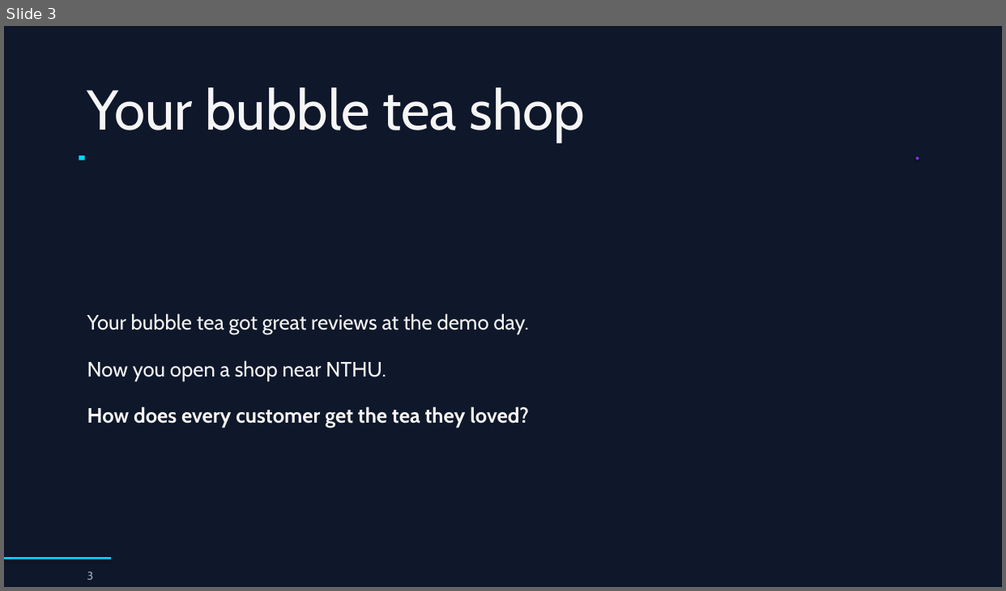
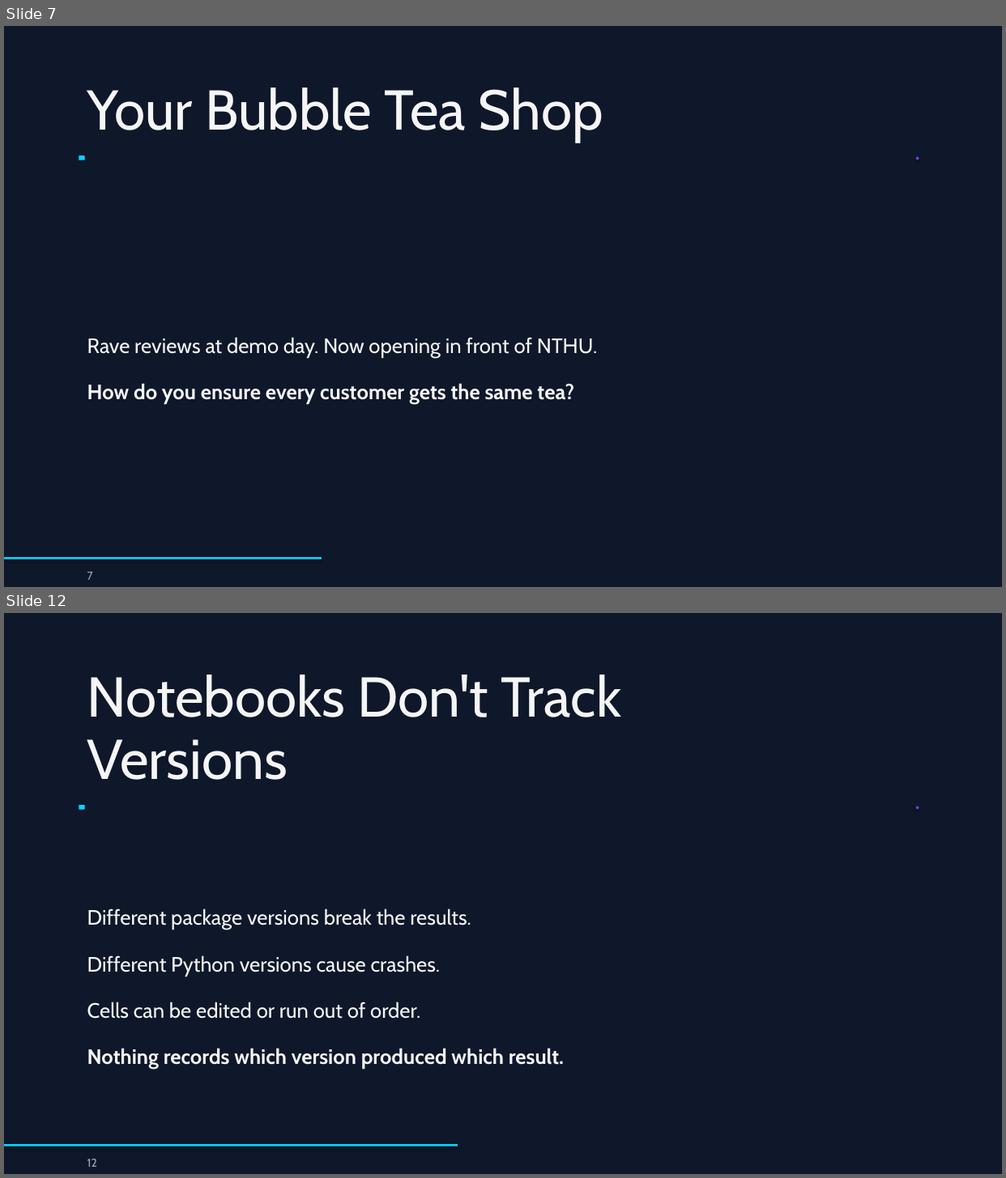
Before and after one commit to drweihungpan-lab/3R-teaching, a slide deck: materials/slides/session-1.pptx. Shown one above the other, each under a label of ours: slide 3 before the commit, slides 7 and 12 after it; the slides between them are not shown. The pictures are 1006x591 and 1006x1178 pixels, drawn with LibreOffice and Linux fonts; fonts in the diff are those of the drawing. Boxes give left, top, right and bottom in pixels: in the first picture for what was removed or moved away, otherwise in the second. Text is boxed around its words. In the diff, an @@ line names an element or a change of style, - is before the commit and + after.

```diff
--- a/materials/slides/session-1.pptx
+++ b/materials/slides/session-1.pptx
@@ slide 12 added at <box>4,613,1002,1174</box>, background #0F172A @@
@@ text added at <box>87,675,621,780</box>, 54 pt, text #F5F5F5 @@
+Notebooks Don't Track
+Versions
@@ rectangle added at <box>79,806,85,810</box>, fill #00D9FF @@
@@ ellipse added at <box>916,806,918,809</box>, fill #7C3AED @@
@@ text added at <box>87,909,471,930</box>, 20 pt, text #F5F5F5 @@
+Different package versions break the results.
@@ text added at <box>87,956,441,976</box>, 20 pt, text #F5F5F5 @@
+Different Python versions cause crashes.
@@ text added at <box>87,1002,420,1019</box>, 20 pt, text #F5F5F5 @@
+Cells can be edited or run out of order.
@@ text added at <box>87,1048,564,1069</box>, 20 pt, text #F5F5F5, bold @@
+Nothing records which version produced which result.
@@ rectangle added at <box>4,1144,458,1147</box>, fill #00D9FF @@
@@ text added at <box>87,1159,97,1167</box>, 11 pt, text #A0A8B8 @@
+12
@@ what was slide 3 is now slide 7 @@
@@ slide 7 changed as well @@
@@ text at <box>87,88,603,142</box>: text changed @@
-Your bubble tea shop
+Your Bubble Tea Shop
@@ text at <box>87,337,597,358</box>: text changed @@
-Your bubble tea got great reviews at the demo day.
+Rave reviews at demo day. Now opening in front of NTHU.
@@ text at <box>87,383,574,404</box>: text changed; bold on @@
-Now you open a shop near NTHU.
+How do you ensure every customer gets the same tea?
@@ text removed at <box>87,407,529,428</box> @@
-How does every customer get the tea they loved?
@@ rectangle: place and size @@
-rectangle at <box>4,557,111,560</box>
+rectangle at <box>4,557,322,560</box>
@@ text at <box>87,572,93,580</box>: text changed @@
-3
+7
```
Also in this commit, not shown: 1 other slide changed, 24 other slides added, 26 slides removed, 1 other file.
